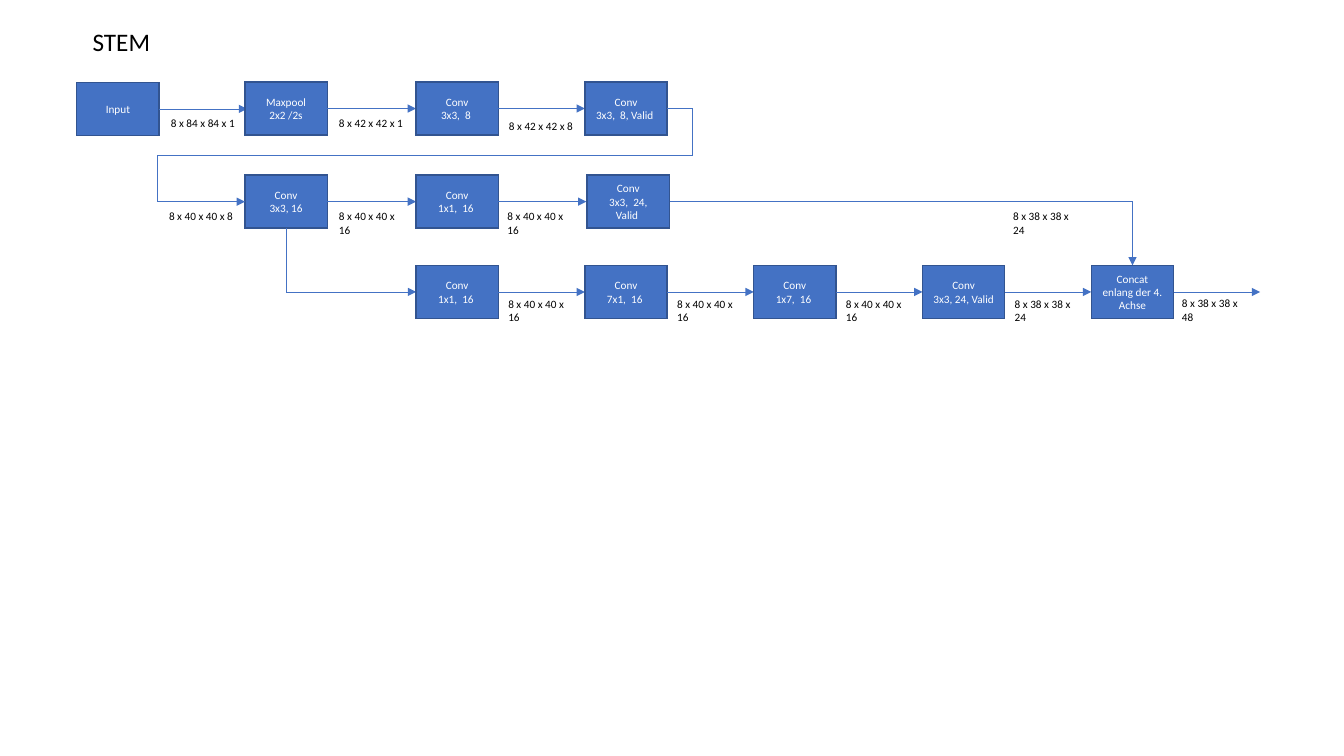
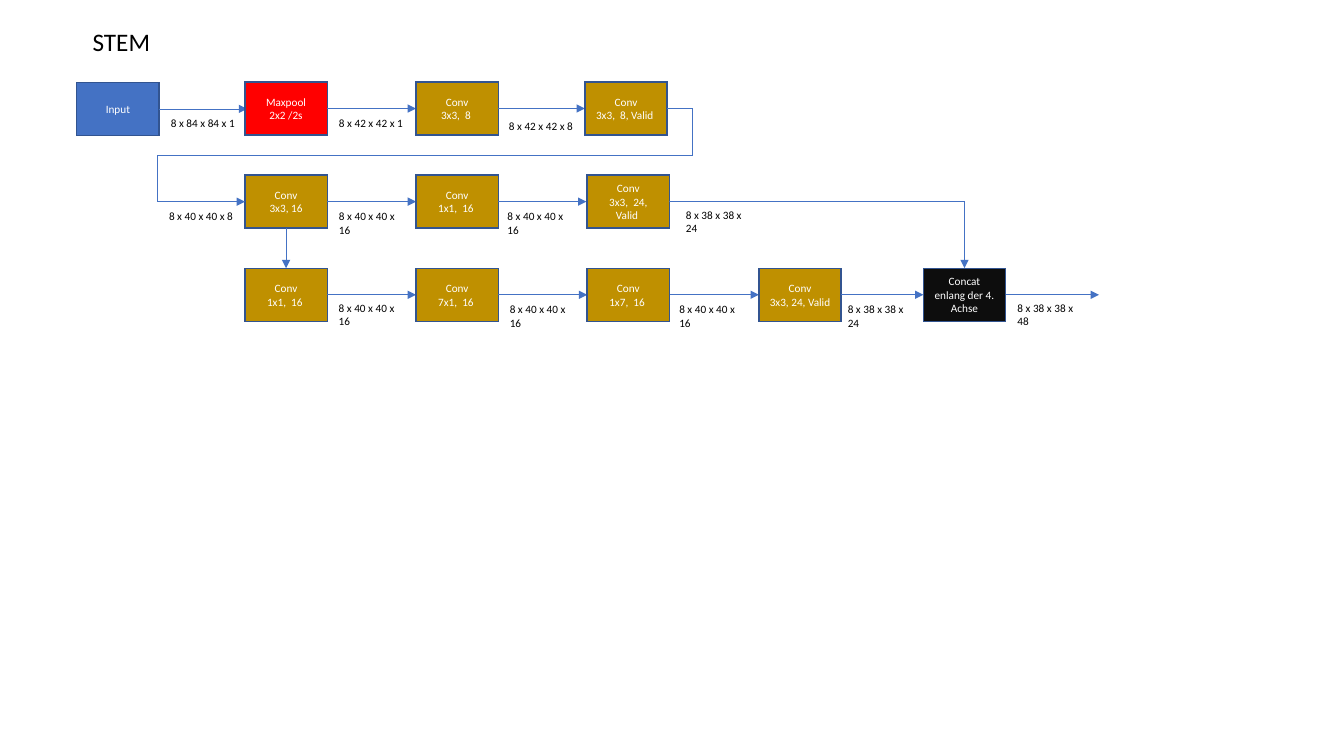
Before and after one commit to FrankSchaust/Bachelorarbeit, a slide deck: slide 2 of pictures/Inception.pptx. Drawn at 1344x756 pixels with LibreOffice and Linux fonts; fonts in the diff are those of the drawing. Boxes give left, top, right and bottom in pixels: in the first picture for what was removed or moved away, otherwise in the second. Text is boxed around its words. In the diff, an @@ line names an element or a change of style, - is before the commit and + after.

```diff
--- a/pictures/Inception.pptx
+++ b/pictures/Inception.pptx
@@ rectangle "Maxpool" at (x1=245, y1=82, x2=328, y2=135): fill #4472C4 to #FF0000 @@
@@ elbow arrow moved from (669, 202) - (1132, 265) to (669, 202) - (965, 268) @@
@@ text "8 x 38 x 38 ..." moved from (x1=1013, y1=212, x2=1069, y2=234) to (x1=686, y1=211, x2=742, y2=232) @@
@@ elbow arrow removed from (286, 228) to (416, 292) @@
@@ arrow added from (286, 228) to (286, 268), #4472C4 0.5 pt @@
@@ fill #4472C4 to #BF9000 in 9 elements at (x1=416, y1=82, x2=499, y2=135), (x1=585, y1=82, x2=667, y2=135), (x1=245, y1=175, x2=328, y2=229), (x1=416, y1=175, x2=499, y2=229), (x1=588, y1=175, x2=670, y2=229), (x1=759, y1=268, x2=842, y2=322), (x1=588, y1=268, x2=670, y2=322), (x1=416, y1=268, x2=499, y2=322), (x1=245, y1=268, x2=328, y2=322) @@
@@ 3 rectangles, 1 text moved together from (x1=416, y1=265, x2=1175, y2=321) to (x1=245, y1=268, x2=1006, y2=325) @@
@@ rectangle "Concat enlang der 4. Achse" at (x1=924, y1=268, x2=1006, y2=322): fill #4472C4 to #0D0D0D @@
@@ arrow moved from (498, 292) - (585, 292) to (328, 294) - (416, 294) @@
@@ arrow moved from (667, 292) - (754, 292) to (498, 294) - (588, 294) @@
@@ arrow moved from (836, 292) - (923, 292) to (669, 294) - (759, 294) @@
@@ 4 texts, 2 rectangles moved together from (x1=677, y1=265, x2=1238, y2=321) to (x1=510, y1=268, x2=1073, y2=327) @@
@@ arrow moved from (1005, 292) - (1092, 292) to (842, 294) - (924, 294) @@
@@ arrow moved from (1174, 292) - (1260, 292) to (1006, 294) - (1099, 294) @@
```
Also in this commit, not shown: 5 other slides changed, 1 slide added, 16 other files.
